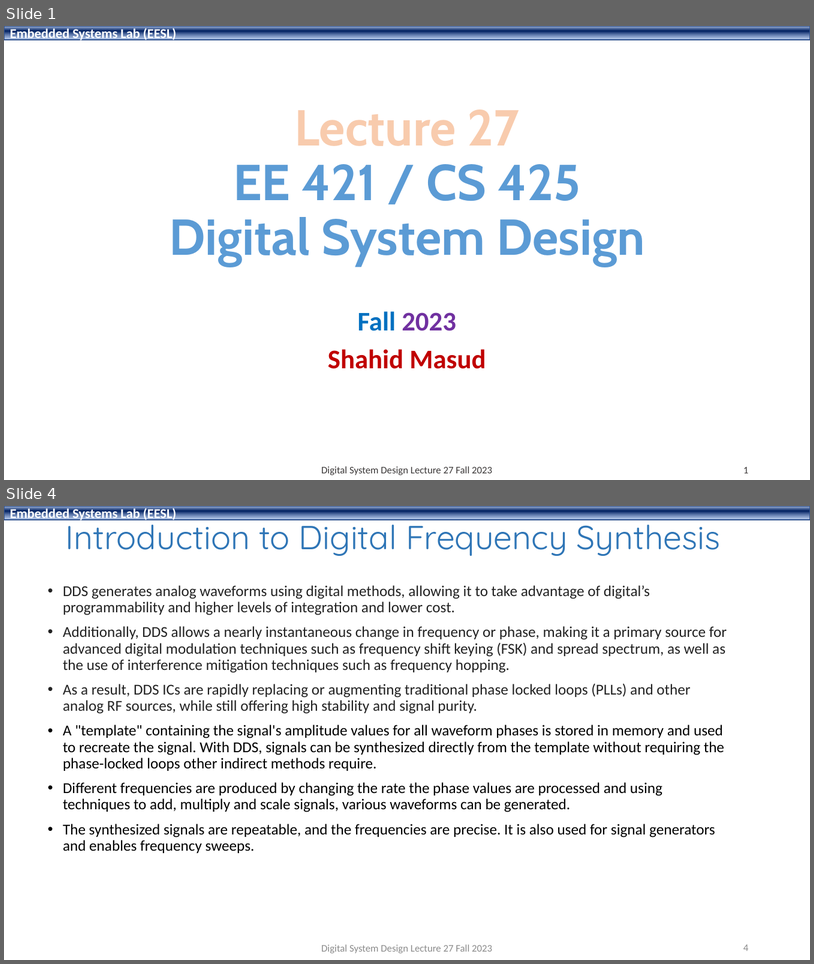
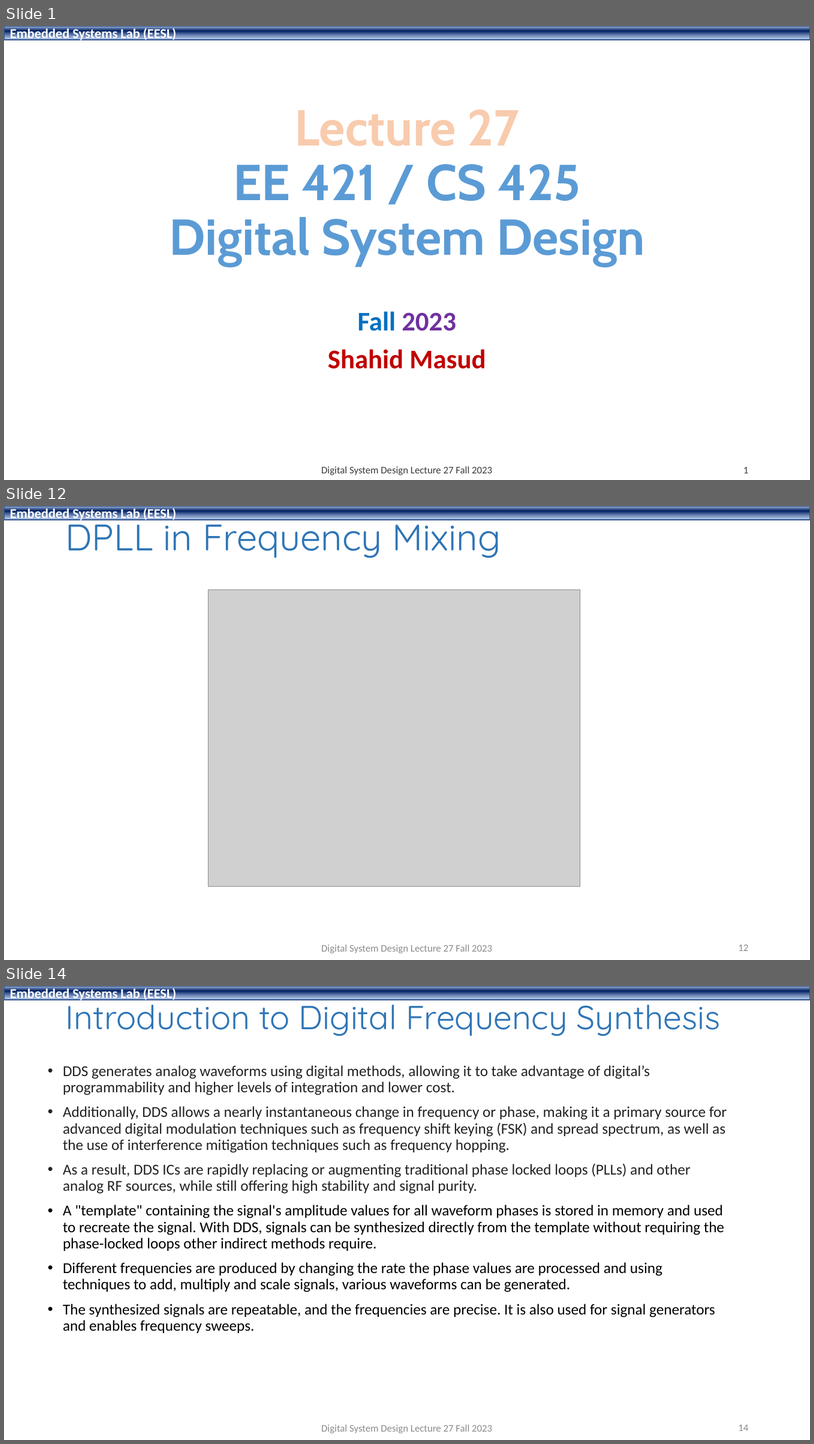
Before and after one commit to shahidmasud/shahidmasud.github.io, a slide deck: DSD_Lec27_Fall2023.ppsx. Shown one above the other, each under a label of ours: slides 1 and 4 before the commit, slides 1, 12 and 14 after it; the slides between them are not shown. The pictures are 814x964 and 814x1444 pixels, drawn with LibreOffice and Linux fonts; fonts in the diff are those of the drawing; grey boxes stand for pictures; background and template pictures are left out. Boxes give left, top, right and bottom in pixels: in the first picture for what was removed or moved away, otherwise in the second. Text is boxed around its words. In the diff, an @@ line names an element or a change of style, - is before the commit and + after.

```diff
--- a/DSD_Lec27_Fall2023.ppsx
+++ b/DSD_Lec27_Fall2023.ppsx
@@ slide 12 added at [4,506,810,960], background #FFFFFF; not listed: 1 template element that a slide beside it also shows @@
@@ title added at [65,512,501,558], 44 pt, text #2E75B6 @@
+DPLL in Frequency Mixing
@@ picture added at [209,589,581,886] @@
@@ text added at [321,944,492,953], 12 pt, text #8C8C8C @@
+Digital System Design Lecture 27 Fall 2023
@@ page number added at [738,944,749,951], 12 pt, text #8C8C8C @@
+12
@@ what was slide 4 is now slide 14 @@
@@ page number at [738,1424,749,1431]: text changed @@
-4
+14
```
Also in this commit, not shown: 1 slide changed, 9 other slides added, 1 other file.
